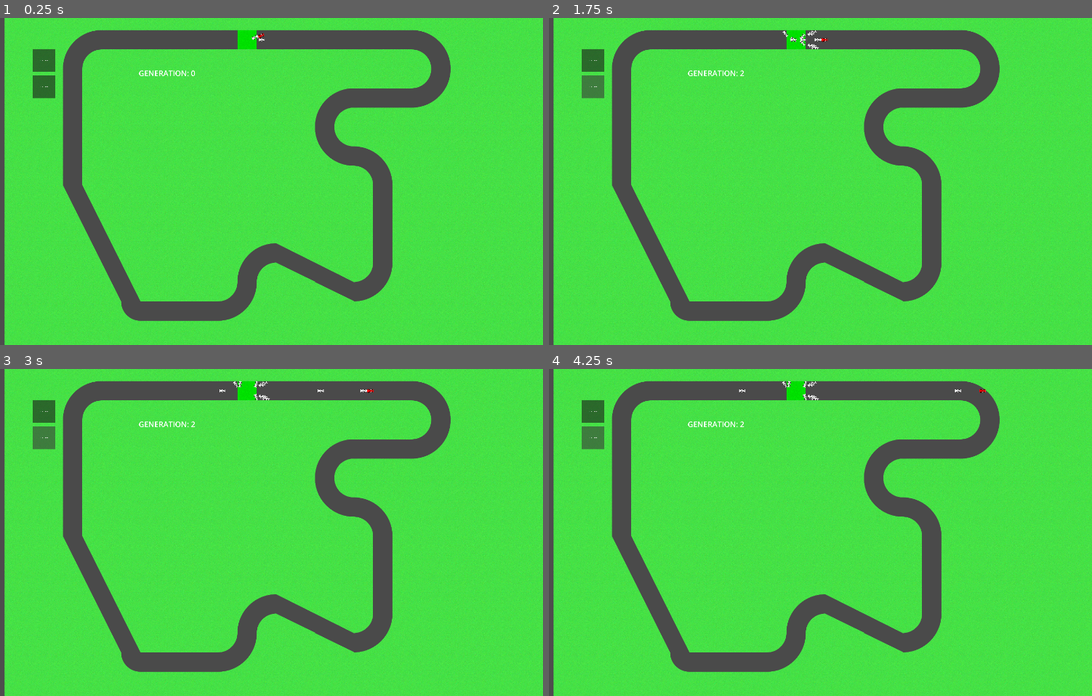
Above: before the commit, frames 1-4 (two rows, left to right).
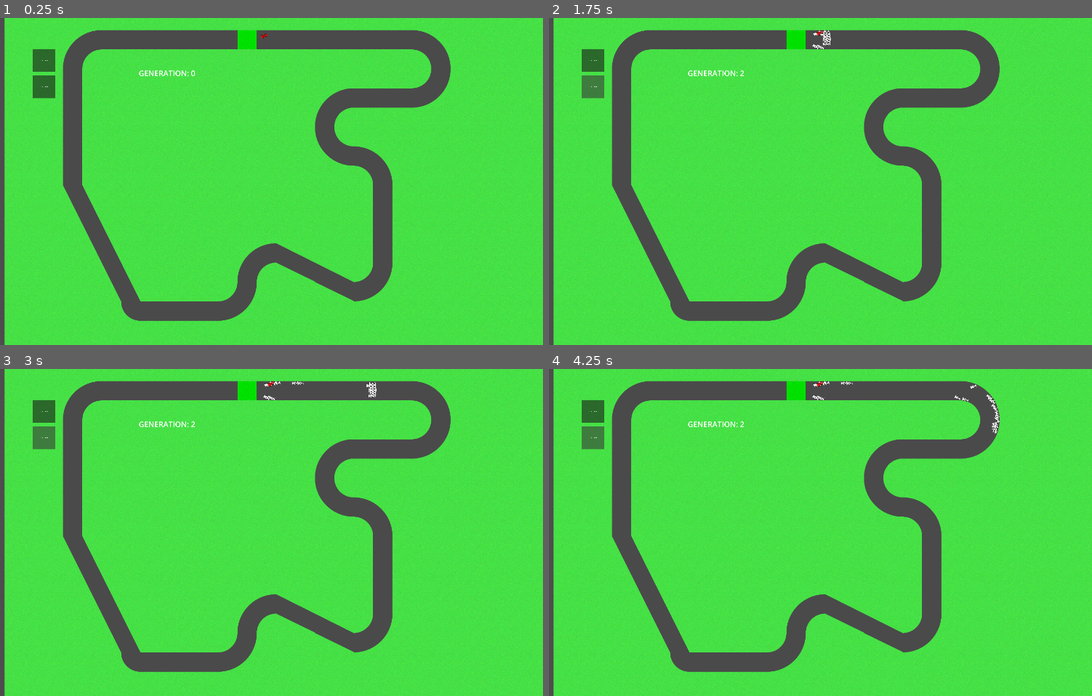
Above: after the commit, the same moments.

Repository: Seerban/Genetic-Self-Driving
Game: Godot game, scene res://Nodes/base.tscn
The game is run twice, just before and just after one commit, with the same random seed, the same clock (stepped at 60 frames per second) and the same inputs.
Inputs:
- Up to frame 1 (0.25 s): no input
- Up to frame 2 (1.75 s): click "CHOOSE BEST" at 0.5 s; click "CHOOSE BEST" at 1.25 s
- Up to frame 3 (3 s): hold D 2.03-2.78 s; hold S from 2.78 s (still down)
- Up to frame 4 (4.25 s): release S at 3.53 s; hold D from 3.53 s (still down)

The runs differ from the first frame. In frame 1, less than 0.1% of the frame differs, in the area x 46-50%, y 4-8%; in frame 2, 0.2%; in frame 3, 0.2%; in frame 4, 0.2%, in the area x 34-83%, y 3-20%.

Commit message:
Fixed 0 distance raycast bug

Diff:
--- a/Scripts/GeneticRayCast.gd
+++ b/Scripts/GeneticRayCast.gd
@@ -17,6 +17,7 @@
 			x += 2 ** (genome_size - i - 1)
 	x -= ((2 ** genome_size) - 1) / 2
 	x *= coef_scale
+	#print(s, " ", x)
 	return x
 
 func _to_string() -> String:
@@ -24,8 +25,8 @@
 
 #genome size = bits per coefifcient, 6 coefficients in total (3 for turn, 3 for acceleration)
 func _init(gen_size : int = 6, gen : String = '', length : int = 200) -> void:
-	distance_scale = 1 / length
-	coef_scale = 1 / (2 ** genome_size)
+	distance_scale = 1. / length
+	coef_scale = 2 / (2 ** genome_size)
 	genome_size = gen_size
 	target_position = Vector2(length, 0)
 	if gen == '': gen = "0".repeat(genome_size * 6)
@@ -45,6 +46,7 @@
 	if not is_colliding(): x = target_position.length()
 	else: x = global_position.distance_to( get_collision_point() )
 	x *= distance_scale
+	#print(turn_coef)
 	x = turn_coef[0]*x**2 + turn_coef[1]*x + turn_coef[2]
 	#print(x, ' ',turn_coef[0]*x**2, ' ',turn_coef[1]*x**2, ' ',turn_coef[2]*x**2)
 	if negated: x *= -1
--- a/Scripts/base.gd
+++ b/Scripts/base.gd
@@ -9,8 +9,8 @@
 
 @export var generation = 0
 @export var car_count = 50
-@export var rays = 3 #per side + 1 middle
-@export var bits_accuracy = 5
+@export var rays = 8 #per side + 1 middle
+@export var bits_accuracy = 10
 @export var ray_len = 1000
 @export var mutation_chance = 0.01
 
